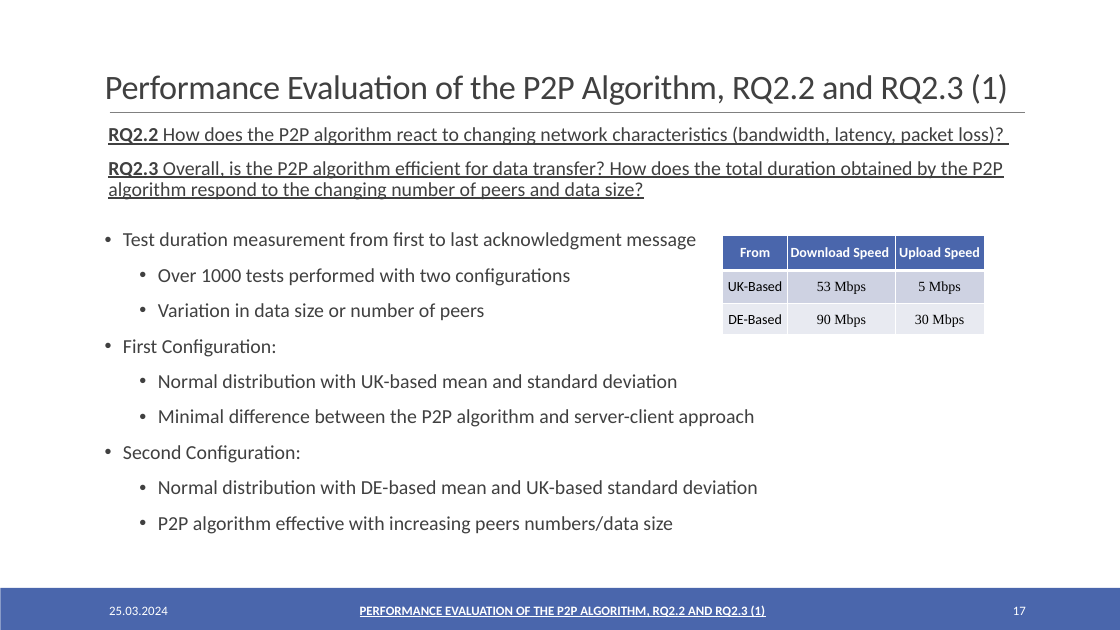
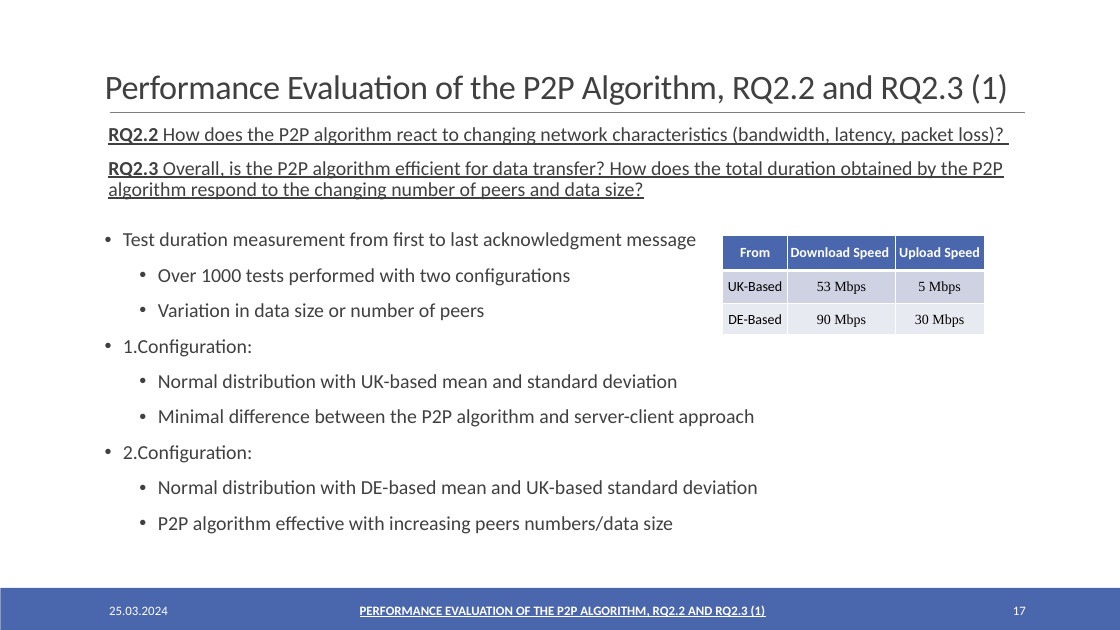
Before and after one commit to oezcankaraca/abschlussvortrag, a slide deck: slide 17 of Abschlussvortrag.pptx. Drawn at 1120x630 pixels with LibreOffice and Linux fonts; fonts in the diff are those of the drawing. Boxes give left, top, right and bottom in pixels: in the first picture for what was removed or moved away, otherwise in the second. Text is boxed around its words. In the diff, an @@ line names an element or a change of style, - is before the commit and + after.

```diff
--- a/Abschlussvortrag.pptx
+++ b/Abschlussvortrag.pptx
@@ text at [123, 339, 253, 357]: text changed @@
-• First Configuration:
+• 1.Configuration:
@@ text at [123, 445, 253, 463]: text changed @@
-• Second Configuration:
+• 2.Configuration:
```
Also in this commit, not shown: 11 other slides changed, 2 other files.
